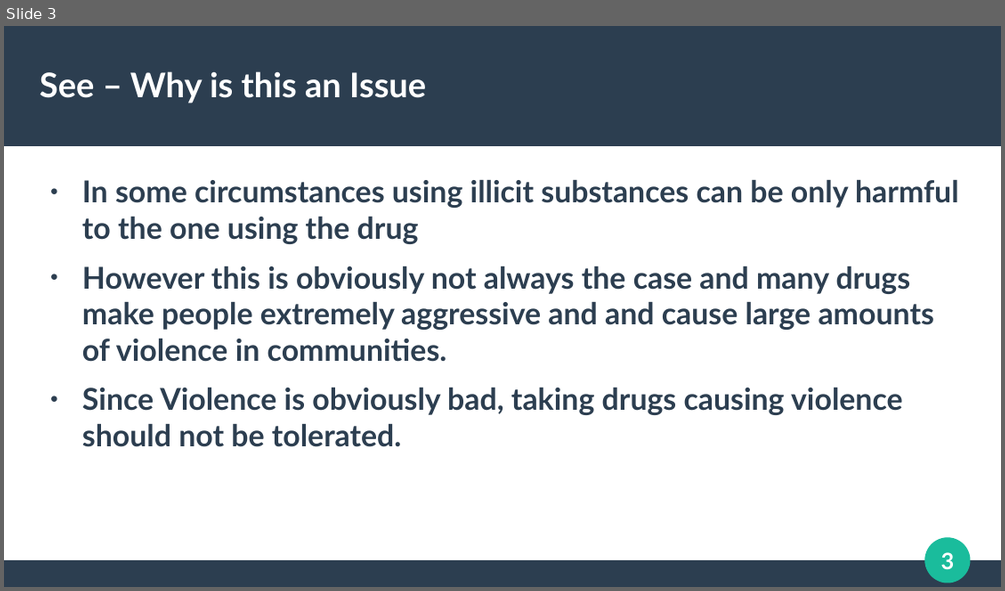
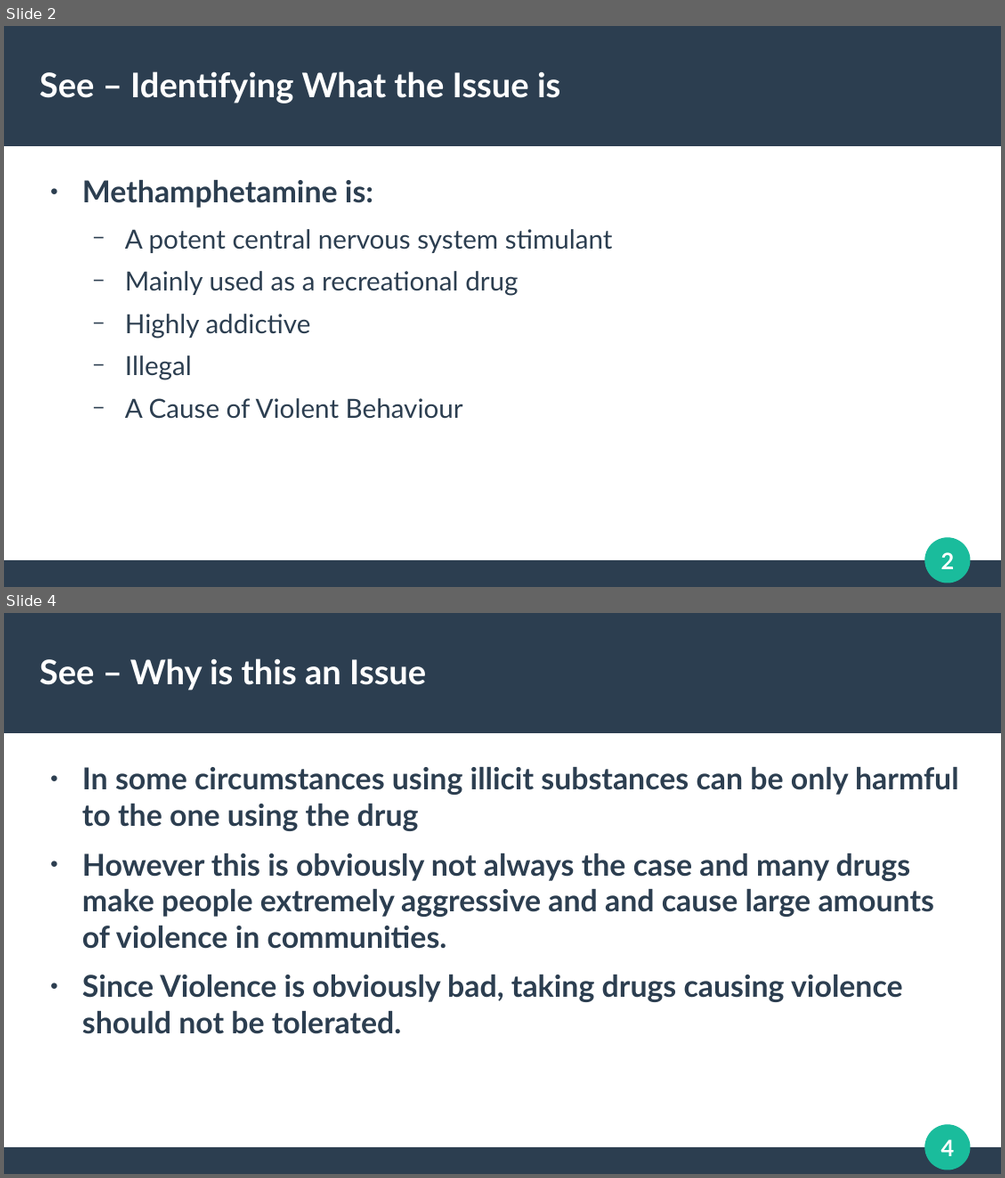
Before and after one commit to CrypticEntity/schoolwork9-10, a slide deck: Religion/t4 assesment.odp. Shown one above the other, each under a label of ours: slide 3 before the commit, slides 2 and 4 after it; the slides between them are not shown. The pictures are 1005x591 and 1005x1178 pixels, drawn with LibreOffice and Linux fonts; fonts in the diff are those of the drawing. Boxes give left, top, right and bottom in pixels: in the first picture for what was removed or moved away, otherwise in the second. Text is boxed around its words. In the diff, an @@ line names an element or a change of style, - is before the commit and + after.

```diff
--- a/Religion/t4 assesment.odp
+++ b/Religion/t4 assesment.odp
@@ slide 2 added at (x1=4, y1=26, x2=1001, y2=587), background #FFFFFF; not listed: 4 template elements that a slide beside it also shows @@
@@ title added at (x1=40, y1=71, x2=560, y2=103), 27 pt, text #FFFFFF, bold @@
+See – Identifying What the Issue is
@@ text added at (x1=82, y1=180, x2=613, y2=418), 21 pt, text #2C3E50 @@
+● Methamphetamine is:
+  − A potent central nervous system stimulant
+  − Mainly used as a recreational drug
+  − Highly addictive
+  − Illegal
+  − A Cause of Violent Behaviour
@@ what was slide 3 is now slide 4 @@
@@ page number at (x1=941, y1=1139, x2=955, y2=1156): text changed @@
-3
+4
```
Also in this commit, not shown: 2 slides changed, 5 other files.
